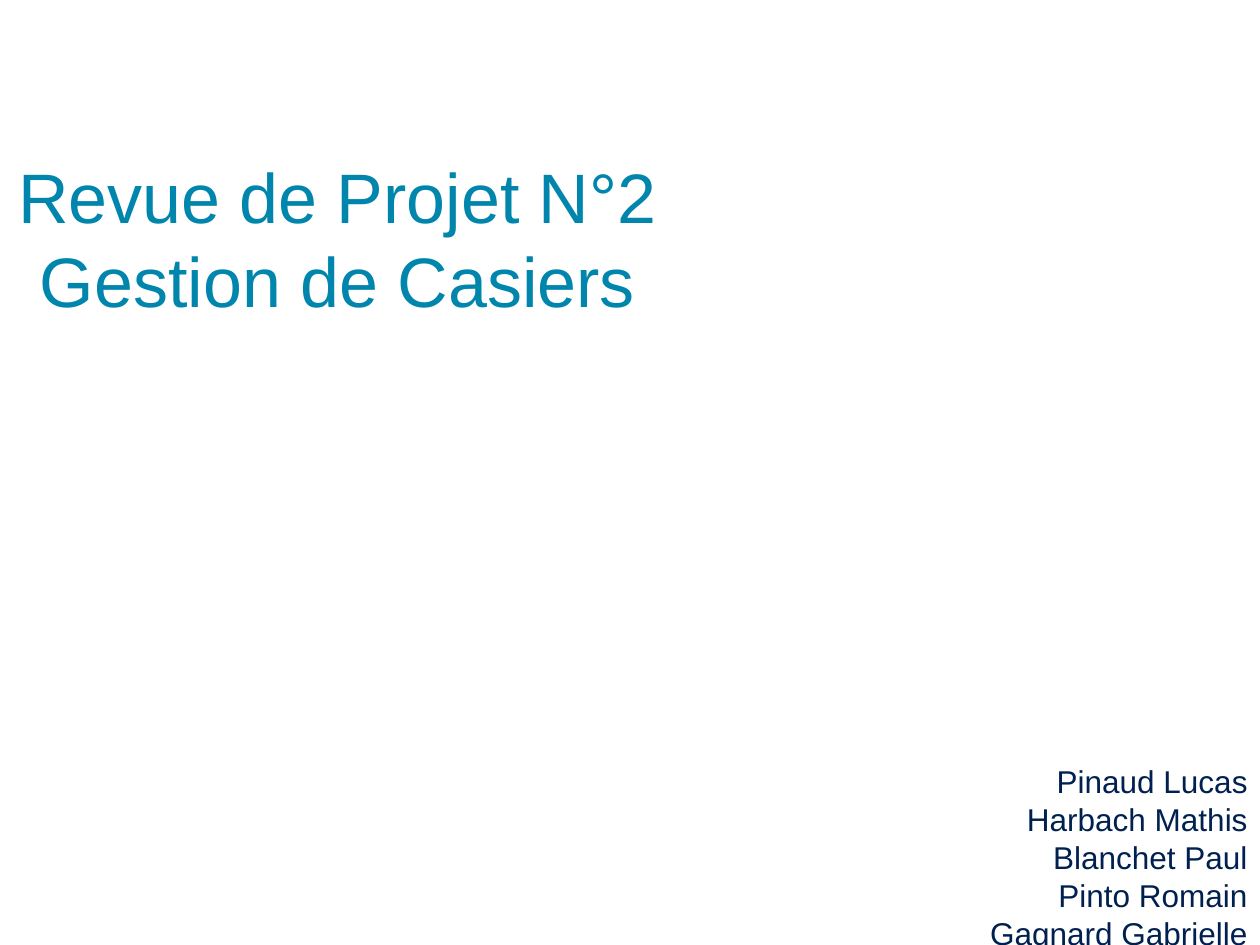
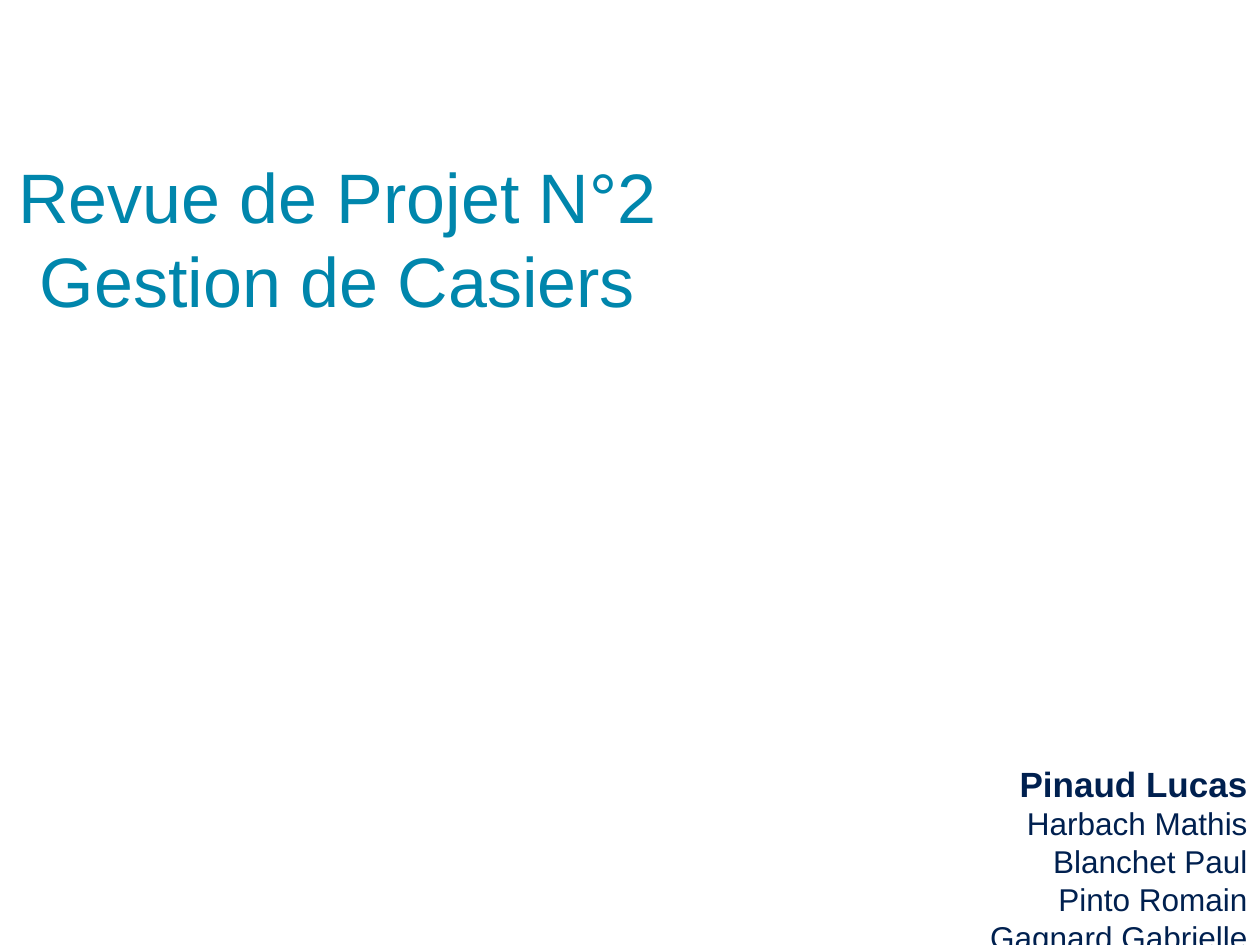
Before and after one commit to PinaudLucas/Projet, a slide deck: slide 1 of Lucas/Revue_2.odp. Drawn at 1260x945 pixels with LibreOffice and Linux fonts; fonts in the diff are those of the drawing; background and template pictures are left out. Boxes give left, top, right and bottom in pixels: in the first picture for what was removed or moved away, otherwise in the second. Text is boxed around its words. In the diff, an @@ line names an element or a change of style, - is before the commit and + after.

```diff
--- a/Lucas/Revue_2.odp
+++ b/Lucas/Revue_2.odp
@@ text at bbox=[1020, 771, 1247, 798]: size 18 to 20 pt, bold on in "Pinaud Lucas" @@
```
Also in this commit, not shown: 3 other files.
